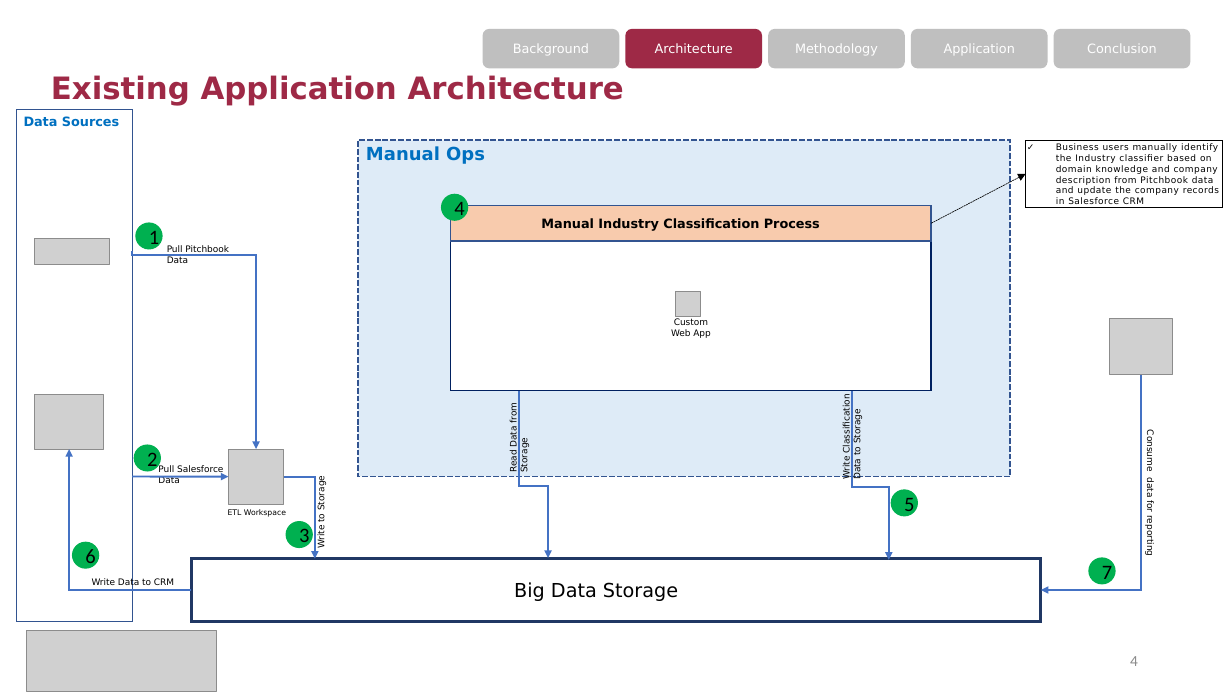
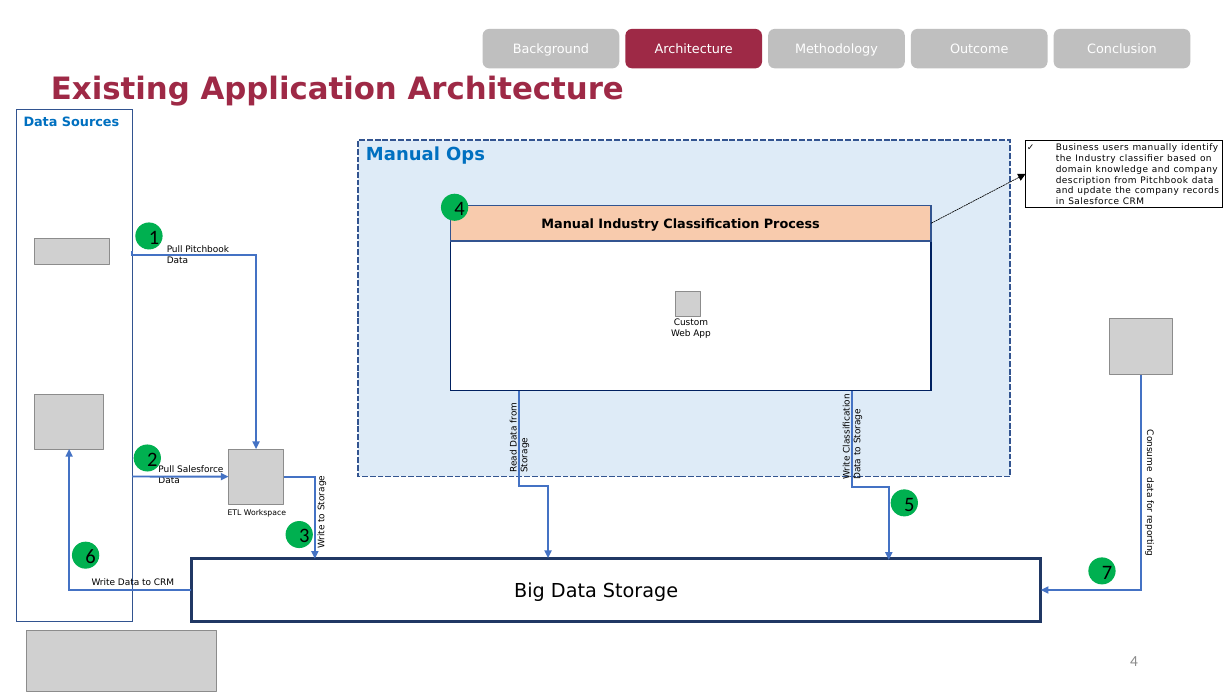
Before and after one commit to zqw86713/MSCA_31008_0N01_Winter_2023_Data_Mining_Principles, a slide deck: slide 4 of Final_project/MScA_31008_Final_Project_Presentation - Pitchbook Industry Classification.pptx. Drawn at 1232x693 pixels with LibreOffice and Linux fonts; fonts in the diff are those of the drawing; grey boxes stand for pictures. Boxes give left, top, right and bottom in pixels: in the first picture for what was removed or moved away, otherwise in the second. Text is boxed around its words. In the diff, an @@ line names an element or a change of style, - is before the commit and + after.

```diff
--- a/Final_project/MScA_31008_Final_Project_Presentation - Pitchbook Industry Classification.pptx
+++ b/Final_project/MScA_31008_Final_Project_Presentation - Pitchbook Industry Classification.pptx
@@ text in rounded rectangle at bbox=[950, 44, 1008, 53]: text changed @@
-Application
+Outcome
```
Also in this commit, not shown: 6 other slides changed, 5 slides added.
